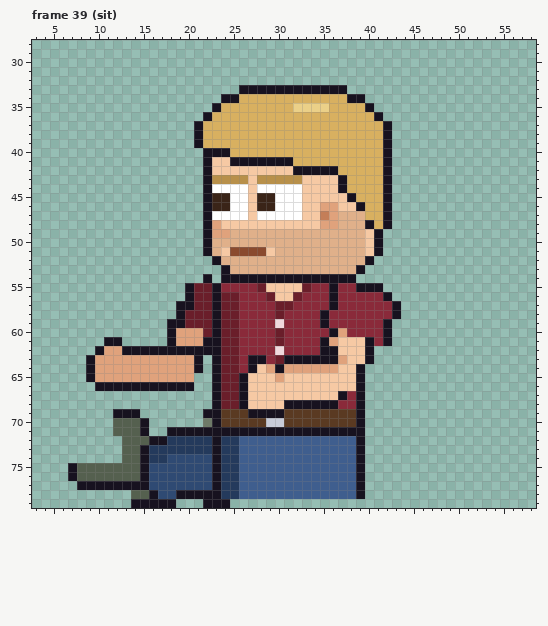
One commit to this pixel-art file: sprites/expo/expo_attf_left_anim.aseprite. That is the earlier state.
64x80 pixels, 85 frames. Colours within 5 levels of each other are drawn and written as one. Shown: frame 39 (sit): x 3..58, y 28..79. The commit also changed other frames, which this record leaves out.
After:
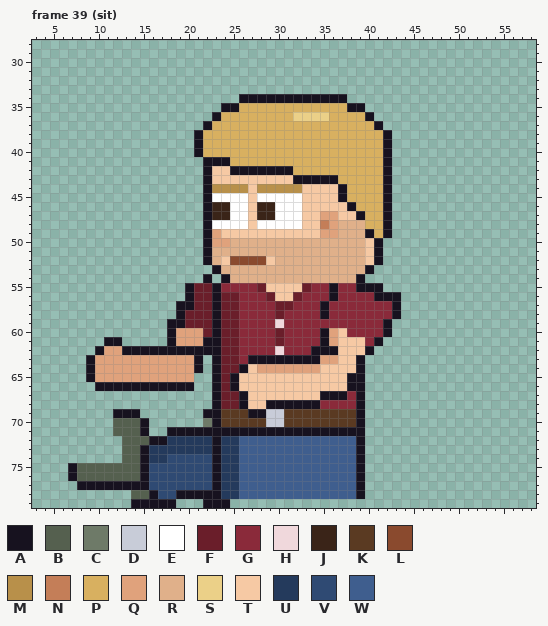
Palette (. is transparent): A #17121f  B #55604f  C #6e7a68  D #c8ccd8  E #ffffff  F #6a1e2a  G #8a2a3a  H #f0d8dc  J #3a2418  K #5a3a22  L #8a4a2e  M #b8904a  N #c47e58  P #d8b060  Q #e0a27c  R #e0b08a  S #ebd088  T #f6c9a4  U #243a5c  V #2f4a73  W #3f5e8e
Diff:
Changed rows in their new state; - is an unchanged pixel.
Frame 39 (sit):
first column x 21:
33 -----............------
34 ---..AAAAAAAAAAAA..----
35 --.AA------PPPP--AA.---
36 -.A--------SSSS----A.--
37 .A------------------A.-
40 APPP-------------------
41 --AAPPPPPPP------------
42 ----AAAAAAAPPPPP-------
43 --TTTT-TTTTAAAAAP------
44 --MMMM-MMMMM-----------
45 --EE---EE-------AP-----
46 --------------TT-AP----
47 --JJ---JJ-----Q-TTA----
48 --EEEE-EEEEE--N----P---
49 ---TTTTTTTTTTTQQ---APA-
50 --QQ-------------------
51 ---RRRRRR--------------
52 -ARTLLLLT----------TA--
53 --AR--------------RA---
54 ----RRRRRRRRRRRRRRA----
56 --------------------A-A
57 --------------AG-------
59 --------------G--------
60 --------------AQT------
61 -------------------GA.-
62 -------------A---------
63 --------AA----QQT-A.---
64 -----ATQ-Q----TT-------
65 ----AT---T-------A-----
66 ----AT-----------A-----
67 --------------AA-------
68 --------AA----GG-------
69 --------DD-------------
Changed places in both pictures, as pixel boxes (x1, y1, x2, y2):
changed: (194, 85, 401, 418)
